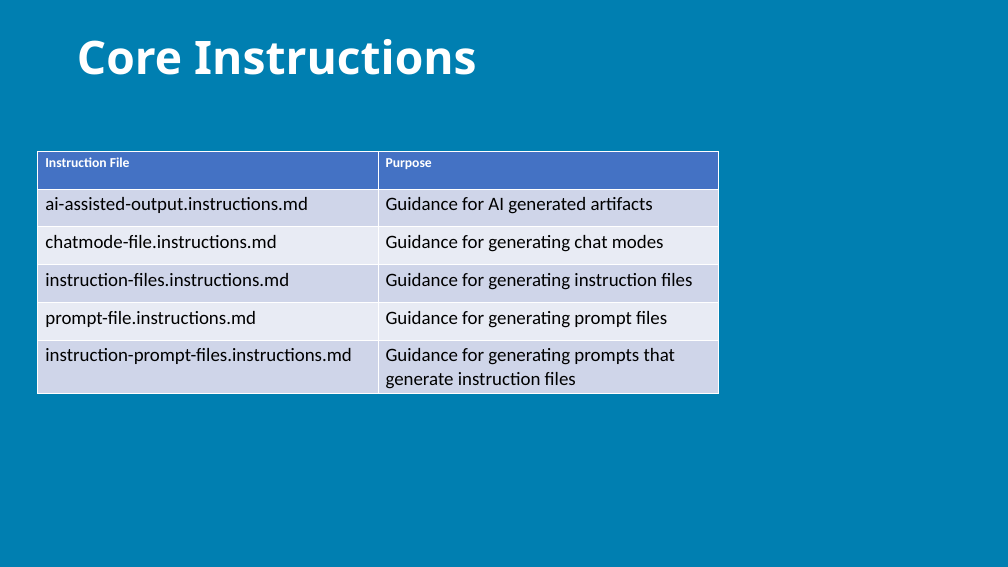
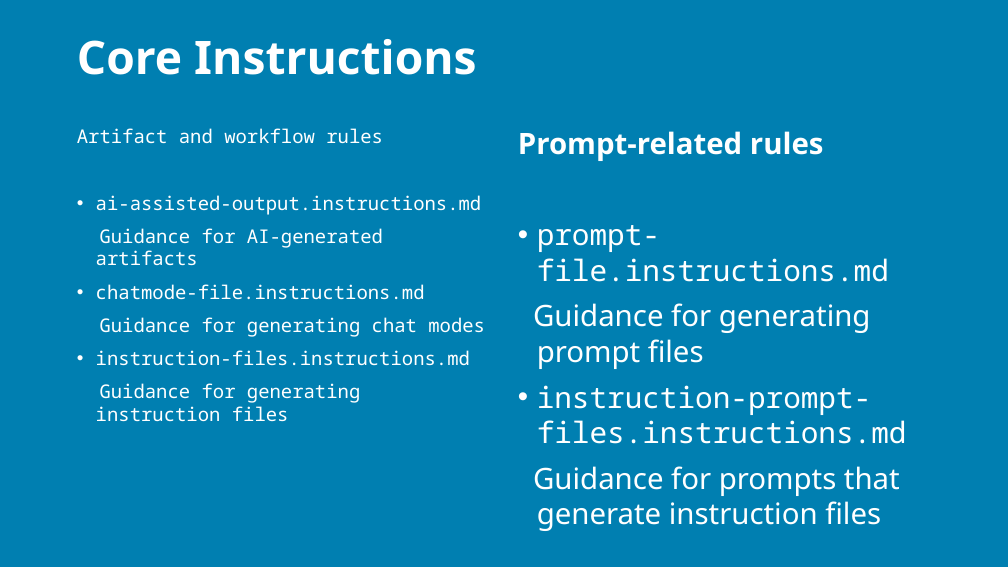
Before and after one commit to j0hnnymiller/AI-Assisted-Software-Development, a slide deck: slide 150 of slides/output/aiasd-311-monday-draft.pptx. Drawn at 1008x567 pixels with LibreOffice and Linux fonts; fonts in the diff are those of the drawing; background and template pictures are left out. Boxes give left, top, right and bottom in pixels: in the first picture for what was removed or moved away, otherwise in the second. Text is boxed around its words. In the diff, an @@ line names an element or a change of style, - is before the commit and + after.

Commit message:
feat: add markdown rendering regression coverage
Adds a dedicated markdown rendering regression deck with provenance
logs, wires it into the Monday manifest, extends generate_pptx.py
to handle more markdown inline styles and fenced code blocks, and
updates the generated Monday PPTX for validation.

```diff
--- a/slides/output/aiasd-311-monday-draft.pptx
+++ b/slides/output/aiasd-311-monday-draft.pptx
@@ text added at (x1=77, y1=128, x2=485, y2=422), 18 pt, text #FFFFFF @@
+Artifact and workflow rules
+• ai-assisted-output.instructions.md
+Guidance for AI-generated artifacts
+• chatmode-file.instructions.md
+Guidance for generating chat modes
+• instruction-files.instructions.md
+Guidance for generating instruction files
@@ text added at (x1=518, y1=131, x2=907, y2=531), 28 pt, text #FFFFFF @@
+Prompt-related rules
+• prompt-file.instructions.md
+Guidance for generating prompt files
+• instruction-prompt-files.instructions.md
+Guidance for prompts that generate instruction files
@@ table removed at (x1=38, y1=151, x2=718, y2=393), 6 rows, 2 columns @@
-Instruction File | Purpose
-ai-assisted-output.instructions.md | Guidance for AI generated artifacts
-chatmode-file.instructions.md | Guidance for generating chat modes
-instruction-files.instructions.md | Guidance for generating instruction files
-prompt-file.instructions.md | Guidance for generating prompt files
-instruction-prompt-files.instructions.md | Guidance for generating prompts that generate instruction files
```
Also in this commit, not shown: 151 other slides changed, 10 slides added, 1 slide removed, 5 other files.
